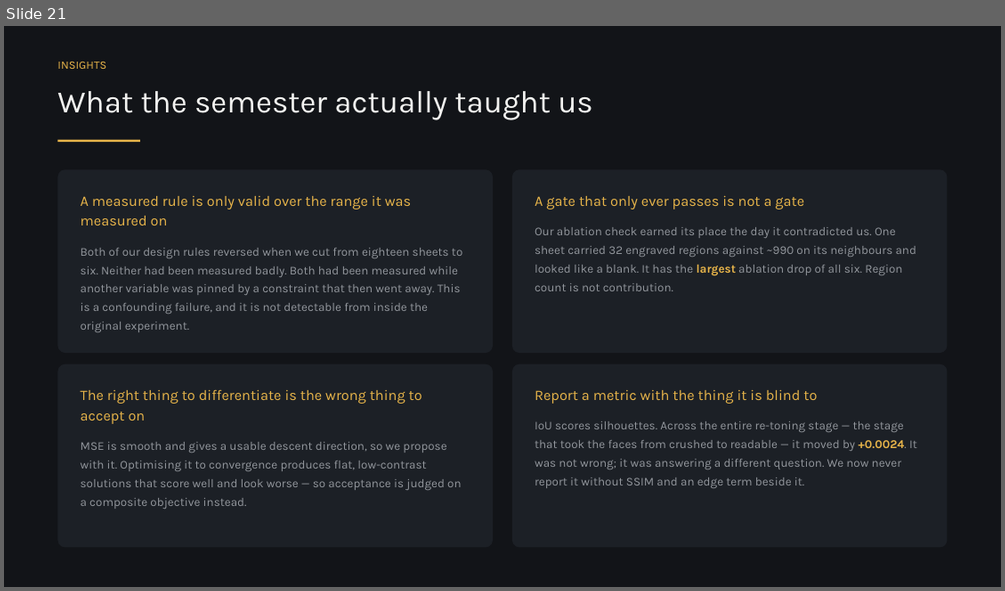
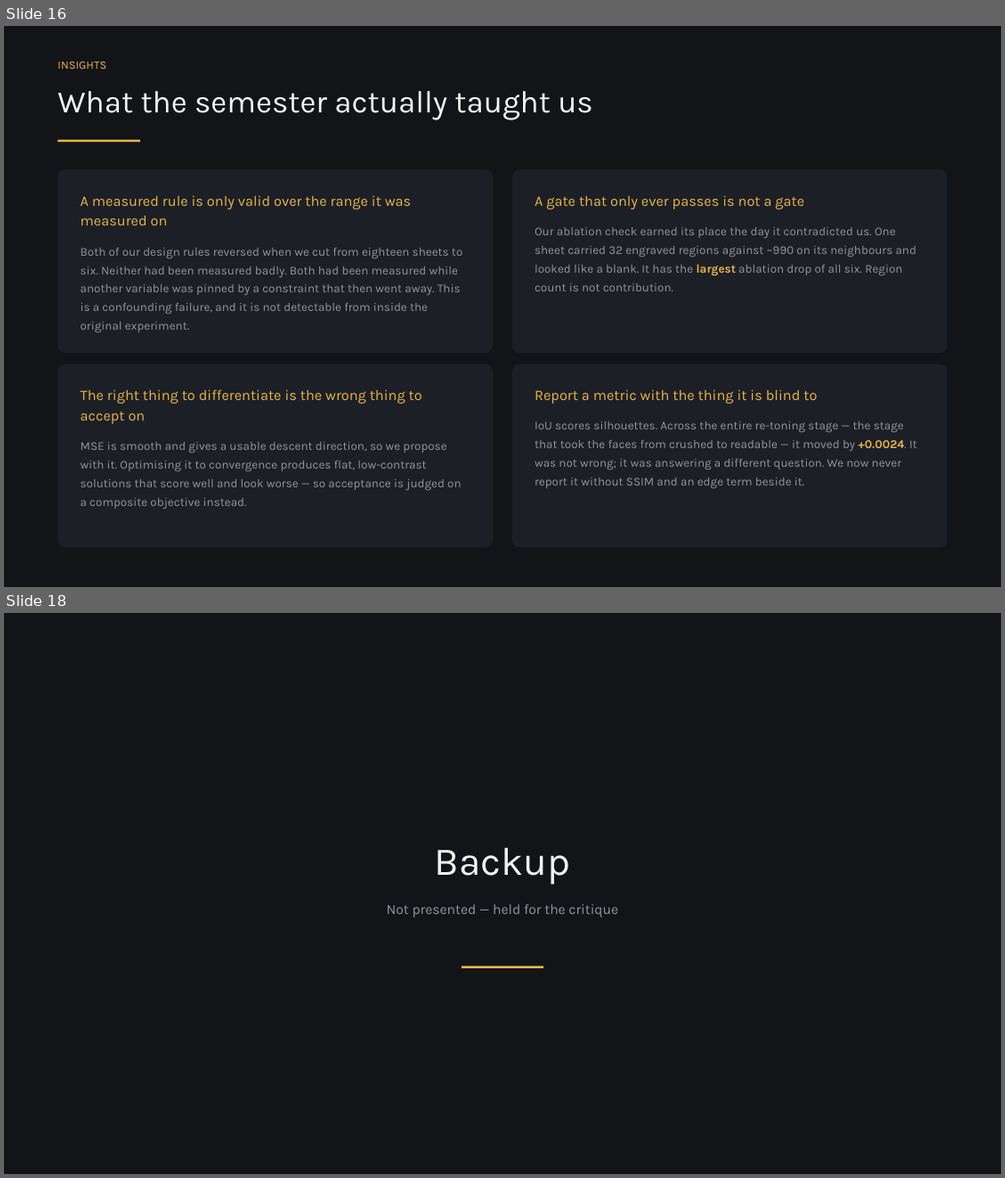
Before and after one commit to shathan18/school, a slide deck: MoP26_ShadowArt_final.pptx. Shown one above the other, each under a label of ours: slide 21 before the commit, slides 16 and 18 after it; the slides between them are not shown. The pictures are 1005x591 and 1005x1178 pixels, drawn with LibreOffice and Linux fonts; fonts in the diff are those of the drawing. Boxes give left, top, right and bottom in pixels: in the first picture for what was removed or moved away, otherwise in the second. Text is boxed around its words. In the diff, an @@ line names an element or a change of style, - is before the commit and + after.

```diff
--- a/MoP26_ShadowArt_final.pptx
+++ b/MoP26_ShadowArt_final.pptx
@@ slide 18 added at box(4, 613, 1001, 1174), background #121418 @@
@@ text added at box(387, 847, 618, 917), 13.5 pt, text #92969C @@
+Backup
+Not presented — held for the critique
@@ rectangle added at box(461, 966, 544, 968), fill #E8B54A @@
@@ what was slide 21 is now slide 16 @@
```
Also in this commit, not shown: 7 slides changed, 4 other slides added, 4 slides removed, 1 other file.
